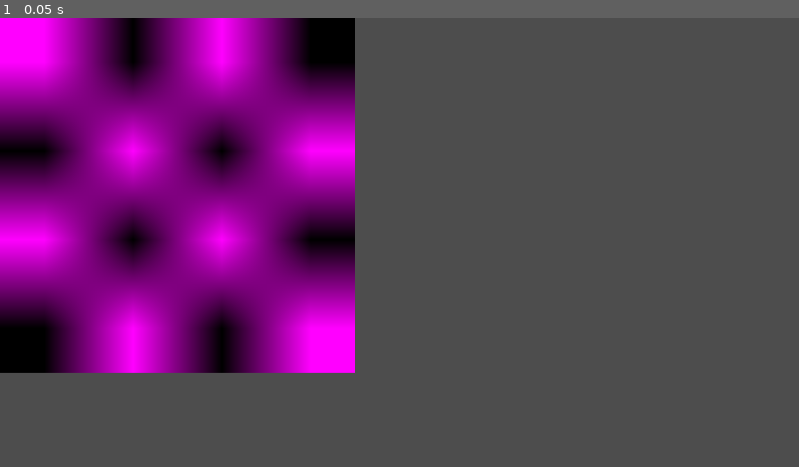
Above: before the commit, frame 1.
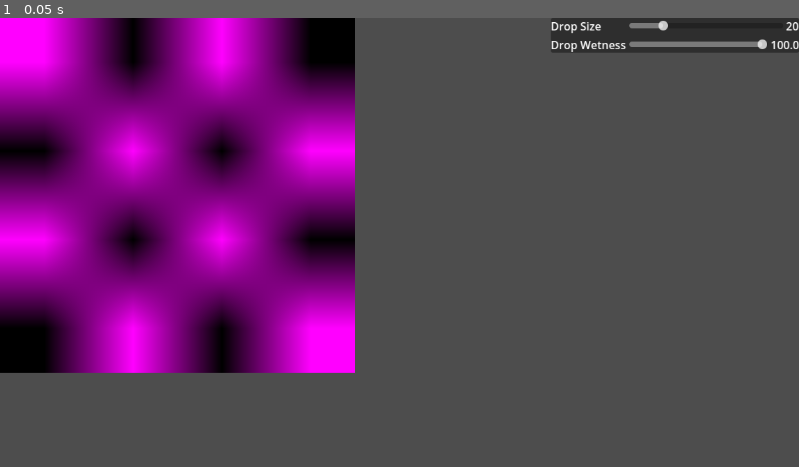
Above: after the commit, the same moment.

Repository: nerochiaro/watercolor-sim
Game: Godot game, scene res://main.tscn
Same seed, same stepped clock (60 frames per second), same inputs: the game is played once before the commit and once after it.
Inputs:
- Up to frame 1 (0.05 s): no input

The runs differ from the first frame. In frame 1, 2.2% of the frame differs, in the area x 68-100%, y 0-8%.
Error in both runs: Cannot call method 'shader_create_from_spirv' on a null value. (res://compute_sprite/compute_sprite.gd:71)

Commit message:
Add UI to tweak drop (mouse click) parameters

Diff:
--- a/main.gd
+++ b/main.gd
@@ -38,6 +38,8 @@
 
 @export var width := 512
 @export var height := 512
+var _drop_size: int = 20
+var _drop_wetness: float = 80.0
 
 # The SSBO buffers used for the simulation by the compute shader.
 # They are ping pong buffers: one is read from and the other written to, then at each frame they are swapped
@@ -71,6 +73,8 @@
 func _ready():
 	RenderingServer.call_on_render_thread(_init_sim)
 	RenderingServer.frame_post_draw.connect(on_frame_post_draw)
+	%UI.drop_size_changed.connect(func (value: float): _drop_size = int(value))
+	%UI.drop_wetness_changed.connect(func (value: float): _drop_wetness = value)
 
 func on_frame_post_draw():
 	if _iteration < 4:
@@ -142,9 +146,9 @@
 		height,
 		_click_pos.x,
 		_click_pos.y,
+		_drop_size,
+		_drop_wetness,
 		_iteration,
-		0.0,
-		0.0,
 		0.0
 	])
 	_click_pos = Vector2i.ZERO
--- a/main.tscn
+++ b/main.tscn
@@ -1,8 +1,9 @@
-[gd_scene load_steps=4 format=3 uid="uid://djn14djxpwuqj"]
+[gd_scene load_steps=5 format=3 uid="uid://djn14djxpwuqj"]
 
 [ext_resource type="Script" uid="uid://cjacjnvuawbyw" path="res://main.gd" id="1_0xm2m"]
 [ext_resource type="PackedScene" uid="uid://bot7do84e1cn7" path="res://compute_sprite/compute_sprite.tscn" id="2_h2yge"]
 [ext_resource type="RDShaderFile" uid="uid://by0qjy6qxh4mt" path="res://compute.glsl" id="3_h2yge"]
+[ext_resource type="PackedScene" uid="uid://cd8jyx4av2iek" path="res://ui/ui.tscn" id="4_1bvp3"]
 
 [node name="Main" type="Node2D"]
 script = ExtResource("1_0xm2m")
@@ -10,3 +11,7 @@
 [node name="Sim" parent="." instance=ExtResource("2_h2yge")]
 unique_name_in_owner = true
 compute_script = ExtResource("3_h2yge")
+[node name="UI" parent="." instance=ExtResource("4_1bvp3")]
+unique_name_in_owner = true
+scale = Vector2(1.0001947, 1)
+transform = Transform2D(1.0001947, 0, 0, 1, 0, 0)
--- /dev/null
+++ b/ui/ui.gd
@@ -0,0 +1,17 @@
+extends CanvasLayer
+
+signal drop_size_changed(value: float)
+signal drop_wetness_changed(value: float)
+
+func _ready():
+	%DropSizeSlider.value_changed.connect(on_drop_size_changed)
+	%DropWetnessSlider.value_changed.connect(on_drop_wetness_changed)
+	%DropWetnessLabel.text = str(%DropWetnessSlider.value)
+
+func on_drop_size_changed(value: float):
+	drop_size_changed.emit(value)
+	%DropSizeLabel.text = str(int(value))
+
+func on_drop_wetness_changed(value: float):
+	drop_wetness_changed.emit(value)
+	%DropWetnessLabel.text = str(value)
--- /dev/null
+++ b/ui/ui.tscn
@@ -0,0 +1,63 @@
+[gd_scene load_steps=2 format=3 uid="uid://cd8jyx4av2iek"]
+
+[ext_resource type="Script" uid="uid://bj62tddux6dg3" path="res://ui/ui.gd" id="1_nb4k0"]
+
+[node name="UI" type="CanvasLayer"]
+script = ExtResource("1_nb4k0")
+
+[node name="PanelContainer" type="PanelContainer" parent="."]
+anchors_preset = 1
+anchor_left = 1.0
+anchor_right = 1.0
+offset_left = -85.0
+offset_bottom = 23.0
+grow_horizontal = 0
+
+[node name="MarginContainer" type="MarginContainer" parent="PanelContainer"]
+layout_mode = 2
+size_flags_horizontal = 8
+size_flags_vertical = 0
+
+[node name="GridContainer" type="GridContainer" parent="PanelContainer/MarginContainer"]
+layout_mode = 2
+columns = 2
+
+[node name="Label" type="Label" parent="PanelContainer/MarginContainer/GridContainer"]
+layout_mode = 2
+text = "Drop Size"
+
+[node name="HBoxContainer" type="HBoxContainer" parent="PanelContainer/MarginContainer/GridContainer"]
+layout_mode = 2
+
+[node name="DropSizeSlider" type="HSlider" parent="PanelContainer/MarginContainer/GridContainer/HBoxContainer"]
+unique_name_in_owner = true
+custom_minimum_size = Vector2(200, 0)
+layout_mode = 2
+size_flags_horizontal = 3
+size_flags_vertical = 3
+value = 20.0
+rounded = true
+
+[node name="DropSizeLabel" type="Label" parent="PanelContainer/MarginContainer/GridContainer/HBoxContainer"]
+unique_name_in_owner = true
+layout_mode = 2
+text = "20"
+
+[node name="Drop Wetness" type="Label" parent="PanelContainer/MarginContainer/GridContainer"]
+layout_mode = 2
+text = "Drop Wetness"
+
+[node name="HBoxContainer2" type="HBoxContainer" parent="PanelContainer/MarginContainer/GridContainer"]
+layout_mode = 2
+
+[node name="DropWetnessSlider" type="HSlider" parent="PanelContainer/MarginContainer/GridContainer/HBoxContainer2"]
+unique_name_in_owner = true
+custom_minimum_size = Vector2(200, 0)
+layout_mode = 2
+size_flags_horizontal = 3
+size_flags_vertical = 3
+value = 100.0
+
+[node name="DropWetnessLabel" type="Label" parent="PanelContainer/MarginContainer/GridContainer/HBoxContainer2"]
+unique_name_in_owner = true
+layout_mode = 2
Not shown, changed: compute.glsl
Not shown, added: ui/ui.gd.uid
